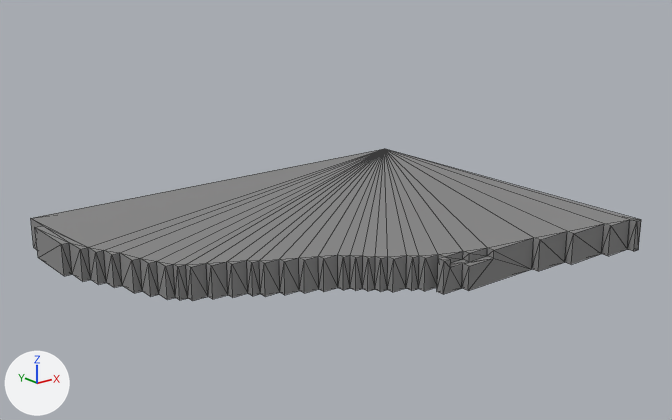
A saved change to the OBJ model Assets/Models/Main Island/Main Island-11.obj.
Camera for both pictures: a 50 mm lens placed at (-37.3, -49.5, 40.4), pointed at (33.0, 38.4, 5.2). Arrows for +X, +Y and +Z are at lower left; the lights stay in place. Mesh edges are drawn as thin lines. Where no turn or scale is listed for an object, it has been applied to the vertices. Vertices at the same position are counted once.

Before the edit, the objects in view are built like this:
```python
me_main_island_11 = bpy.data.meshes.new('Main Island-11')
me_main_island_11.from_pydata(...)  # 139 vertices, 274 faces; spans x 2.0..63.0, y 14.0..63.0, z 0.0..4.0
me_main_island_11.materials.append(mat_palette)  # picture img_main_island_11_png
ob_main_island_11 = bpy.data.objects.new('Main Island-11', me_main_island_11)
ob_main_island_11.location = (0.0, 0.0, 0.0)
```
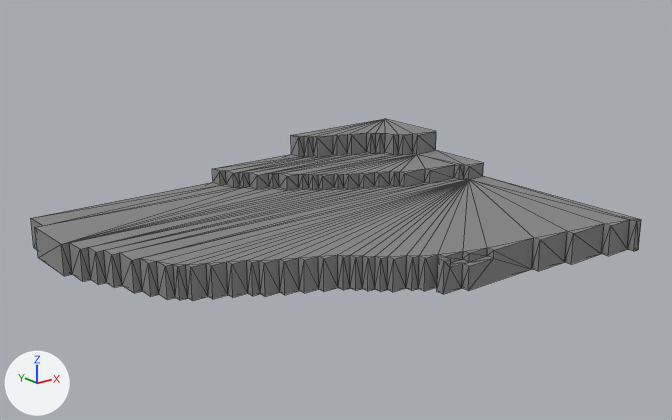
The edits, one by one:
me_main_island_11 is used by ob_main_island_11; location (0.0, 0.0, 0.0).
me_main_island_11 had 139 vertices, 274 faces and spanned x 2.0..63.0, y 14.0..63.0, z 0.0..4.0.
me_main_island_11 now has 255 vertices, 506 faces and spans x 2.0..63.0, y 14.0..63.0, z 0.0..9.0.
Part 1, on me_main_island_11:
1 vertex is removed from x 63.0, y 63.0, z 4.0.
40 faces are deleted.
61 vertices are added at x 30.0..63.0, y 41.0..63.0, z 4.0..9.0.
44 new vertices lie (0.0, 1.0, 0.0) away from vertices in x 32.0..60.0, y 41.0..60.0, z 4.0..9.0.
6 new vertices lie (-1.0, 0.0, 0.0) away from vertices in x 32.0..57.0, y 53.0..61.0, z 4.0..9.0.
6 new vertices lie (0.0, 2.0, 0.0) away from vertices in x 31.0..56.0, y 53.0..61.0, z 4.0..9.0.
272 new faces join them.

Pixel boxes [x1, y1, x2, y2] of what changed, in the pictures (672 x 420 px):
'Main Island-11', reshaped (20% taller): before [31, 149, 641, 301]; after [31, 119, 641, 301]
part 1 of me_main_island_11, built on: before [37, 149, 630, 265]; after [37, 119, 630, 265]
